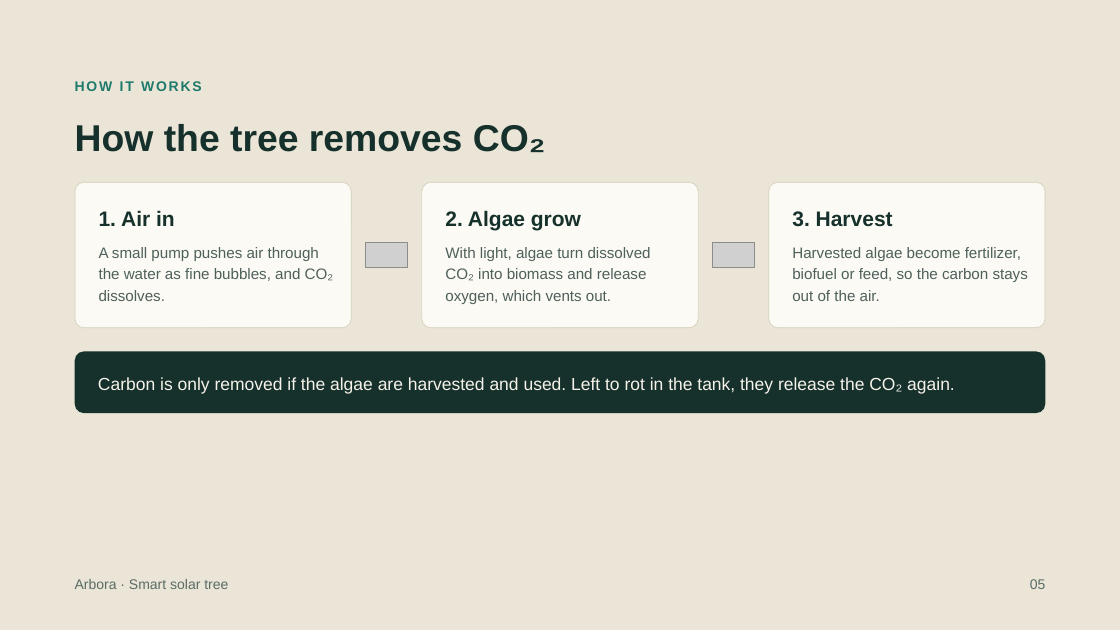
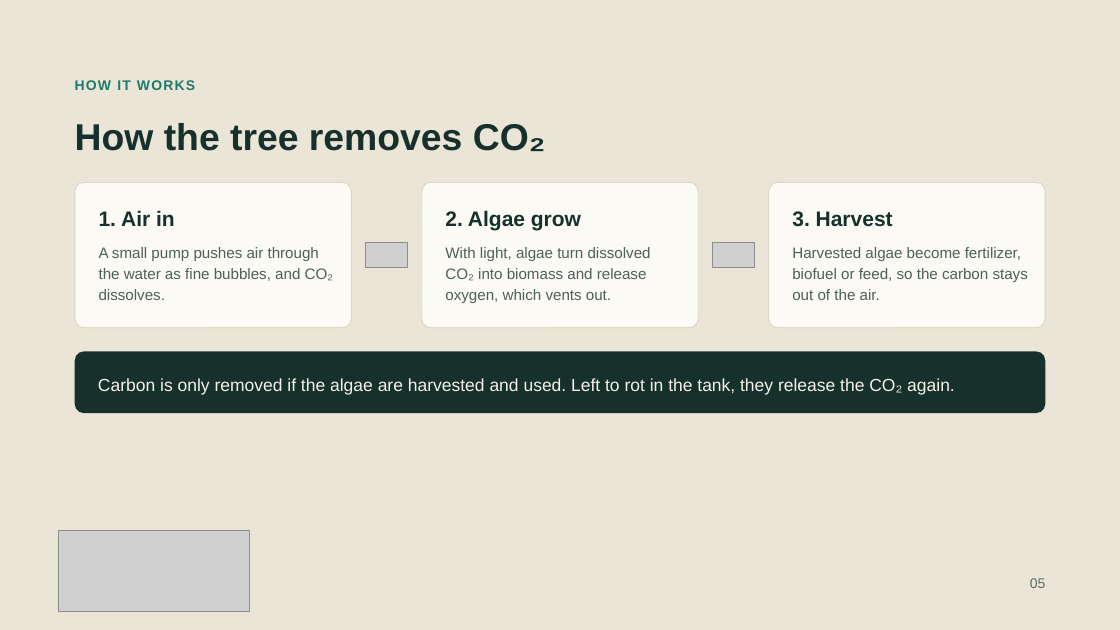
Before and after one commit to alikuba/Arbora, a slide deck: slide 5 of Arbora Smart Solar Tree.pptx. Drawn at 1120x630 pixels with LibreOffice and Linux fonts; fonts in the diff are those of the drawing; grey boxes stand for pictures. Boxes give left, top, right and bottom in pixels: in the first picture for what was removed or moved away, otherwise in the second. Text is boxed around its words. In the diff, an @@ line names an element or a change of style, - is before the commit and + after.

```diff
--- a/Arbora Smart Solar Tree.pptx
+++ b/Arbora Smart Solar Tree.pptx
@@ text "HOW IT WORKS" at box(75, 80, 195, 90): letter spacing 1.5 to 1 pt; line spacing 16.8pt to 16pt @@
@@ picture added at box(58, 531, 250, 612) @@
@@ text removed at box(75, 579, 228, 589) @@
-Arbora · Smart solar tree
```
Also in this commit, not shown: 8 other slides changed, 1 slide added, 3 slides removed.
